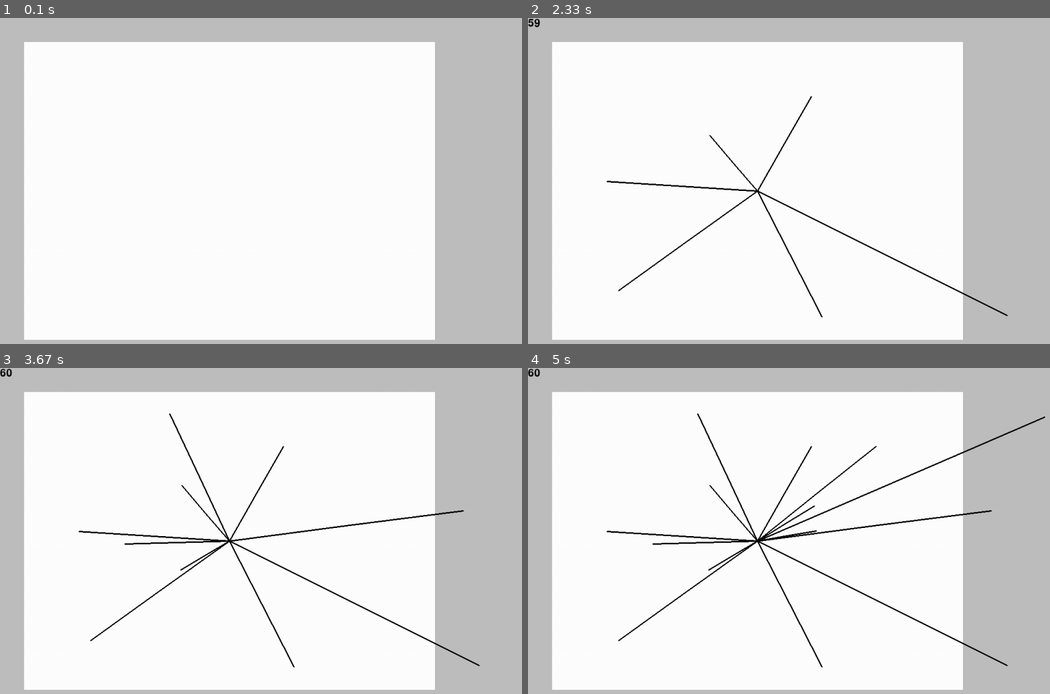
Above: before the commit, frames 1-4 (two rows, left to right).
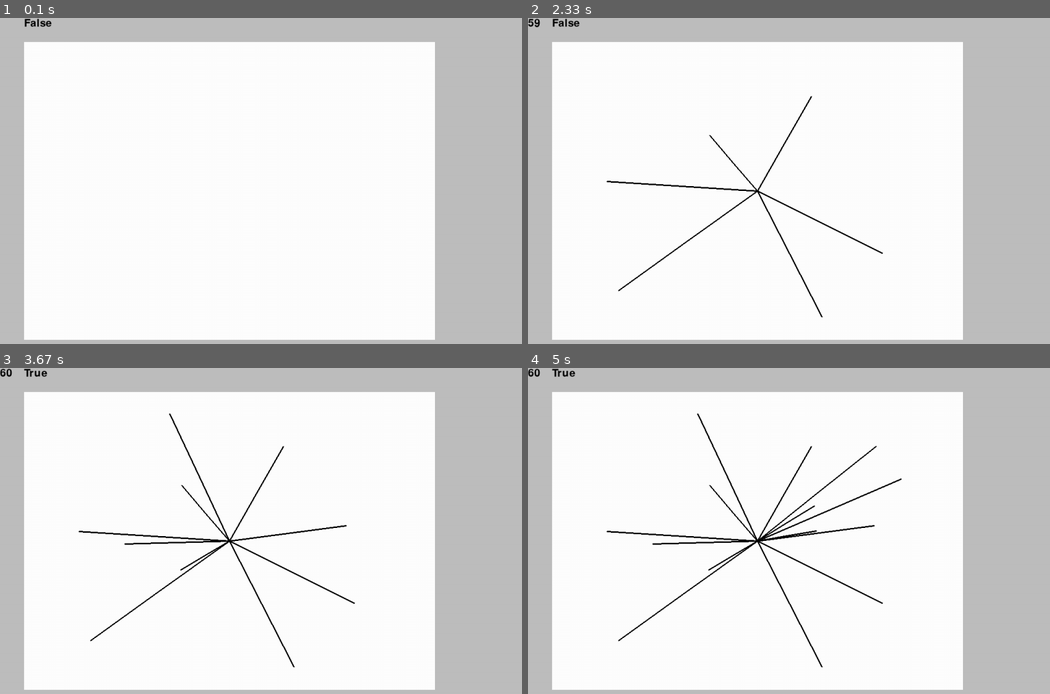
Above: after the commit, the same moments.

Repository: ghager93/drawdle-pygame
Game: pygame game, started from main.py
Same seed, same stepped clock (60 frames per second), same inputs: the game is played once before the commit and once after it.
Inputs (mouse positions are in pixels of both pictures, inside the frame that each line leads up to):
- Up to frame 1 (0.1 s): no input
- Up to frame 2 (2.33 s): press the mouse at (757, 190) at 0.37 s; move the mouse to (783, 141) at 0.47 s; release the mouse at (809, 96) at 0.6 s; press the mouse at (757, 190) at 0.7 s; move the mouse to (689, 239) at 0.8 s; release the mouse at (616, 288) at 0.93 s; press the mouse at (757, 190) at 1.03 s; move the mouse to (731, 161) at 1.13 s; release the mouse at (710, 135) at 1.27 s; press the mouse at (757, 190) at 1.37 s; move the mouse to (789, 252) at 1.47 s; release the mouse at (820, 317) at 1.6 s; press the mouse at (757, 190) at 1.7 s; move the mouse to (684, 187) at 1.8 s; release the mouse at (606, 181) at 1.93 s; press the mouse at (757, 190) at 2.03 s; move the mouse to (882, 252) at 2.13 s; release the mouse at (1008, 314) at 2.27 s
- Up to frame 3 (3.67 s): press the mouse at (229, 540) at 2.37 s; move the mouse to (344, 524) at 2.47 s; release the mouse at (464, 511) at 2.6 s; press the mouse at (229, 540) at 2.7 s; move the mouse to (203, 553) at 2.8 s; release the mouse at (182, 570) at 2.93 s; press the mouse at (229, 540) at 3.03 s; move the mouse to (177, 540) at 3.13 s; release the mouse at (125, 544) at 3.27 s; press the mouse at (229, 540) at 3.37 s; move the mouse to (198, 475) at 3.47 s; release the mouse at (167, 413) at 3.6 s
- Up to frame 4 (5 s): press the mouse at (757, 540) at 3.7 s; move the mouse to (815, 491) at 3.8 s; release the mouse at (877, 446) at 3.93 s; press the mouse at (757, 540) at 4.03 s; move the mouse to (783, 524) at 4.13 s; release the mouse at (815, 504) at 4.27 s; press the mouse at (757, 540) at 4.37 s; move the mouse to (898, 478) at 4.47 s; release the mouse at (1044, 416) at 4.6 s; press the mouse at (757, 540) at 4.7 s; move the mouse to (783, 534) at 4.8 s; release the mouse at (815, 531) at 4.93 s

The runs differ from the first frame. In frame 1, less than 0.1% of the frame differs, in the area x 4-10%, y 0-3%; in frame 2, 0.2%; in frame 3, 0.4%; in frame 4, 0.5%, in the area x 4-100%, y 0-92%.

Commit message:
Only draws on canvas now.

Diff:
--- a/core/states/canvas.py
+++ b/core/states/canvas.py
@@ -26,6 +26,10 @@
         self._lines = []
         self._current_line = []
 
+        self._font = pg.font.Font(size=32)
+
+        self._is_mouse_on_canvas = False
+
 
     def handle_event(self, event: pg.event.Event) -> None:
         pass
@@ -41,7 +45,12 @@
         for i in range(len(self._current_line)-1):
             pg.draw.line(screen, self._brush_colour, self._current_line[i], self._current_line[i+1], self._brush_width)
 
+        screen.blit(self._font.render(str(self._is_mouse_on_canvas), True, "black"), (50, 0))
+
     def update(self, dt: int) -> None:
+        mouse_pos = pg.mouse.get_pos()
+        self._is_mouse_on_canvas = self._canvas_rect.collidepoint(mouse_pos)
+
         # Start of line
         if self._is_line_start():
             self._is_drawing = True
@@ -49,20 +58,21 @@
         # End of line
         if self._is_line_end():
             # If on border, add current mouse position as last point on line
-            if utils.is_border_pos(pg.mouse.get_pos()):
-                self._current_line.append(pg.mouse.get_pos())
+            if utils.is_border_pos(mouse_pos):
+                self._current_line.append(mouse_pos)
             self._is_drawing = False
             self._lines.append(self._current_line)
             self._current_line = list()
 
         if self._is_drawing:
-            self._current_line.append(pg.mouse.get_pos())
+            self._current_line.append(mouse_pos)
+
 
     def _is_line_start(self):
-        return pg.mouse.get_pressed()[0] and not self._is_drawing
+        return self._is_mouse_on_canvas and pg.mouse.get_pressed()[0] and not self._is_drawing
 
     def _is_line_end(self):
-        return (not pg.mouse.get_pressed()[0] or utils.is_border_pos(pg.mouse.get_pos())) and self._is_drawing
+        return (not pg.mouse.get_pressed()[0] or not self._is_mouse_on_canvas) and self._is_drawing
 
     def teardown(self) -> None:
         pass
